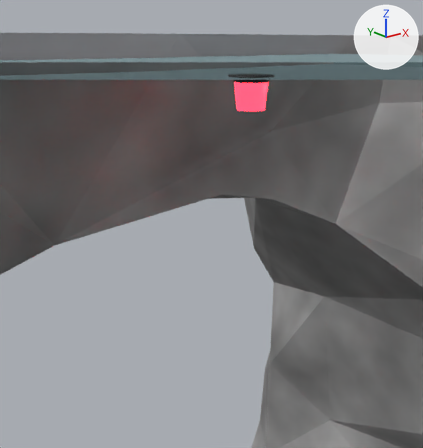
A saved change to the glTF model Rogue-Robots/Assets/Models/ModularBlocks/TVertical3Connector.gltf.
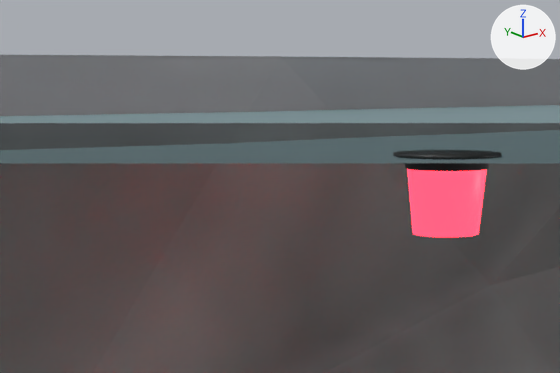
The first picture shows the older version from a 50 mm lens placed at (-1.496, -0.852, 4.975), pointed at (-0.351, 0.579, 4.403). The close-ups show both versions on the part from 14% to 71% of the width and 2% to 38% of the height of that picture. Every picture has the same lights, and +X, +Y and +Z are marked at upper right. Everything nearer to the camera than a plane just in front of the edit is cut away.

Objects in the first close-up: 'EmergencyLight.016', 'TVertical3Connector'.
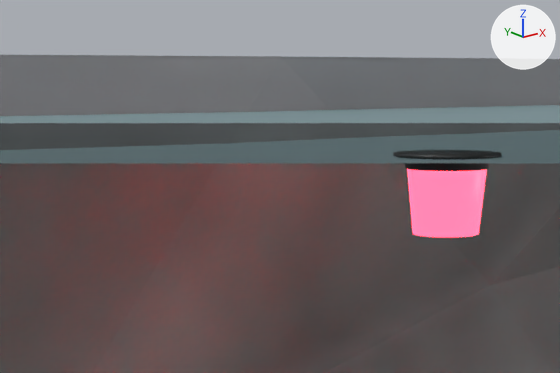
The change, as a list of edits to the scene's bpy script:
```text
Change mat_emergencylight:
    where n0 = _N.new('ShaderNodeBsdfPrincipled'); n0.name = 'Principled BSDF'
    n0.inputs[28].default_value: 10.0 -> 20.0  # 'Emission Strength'
```

Pixel boxes [x1, y1, x2, y2] of what changed, in the close-ups (560 x 373 px):
'EmergencyLight.016', surface changed (red to pink): [405, 166, 489, 237] in both
